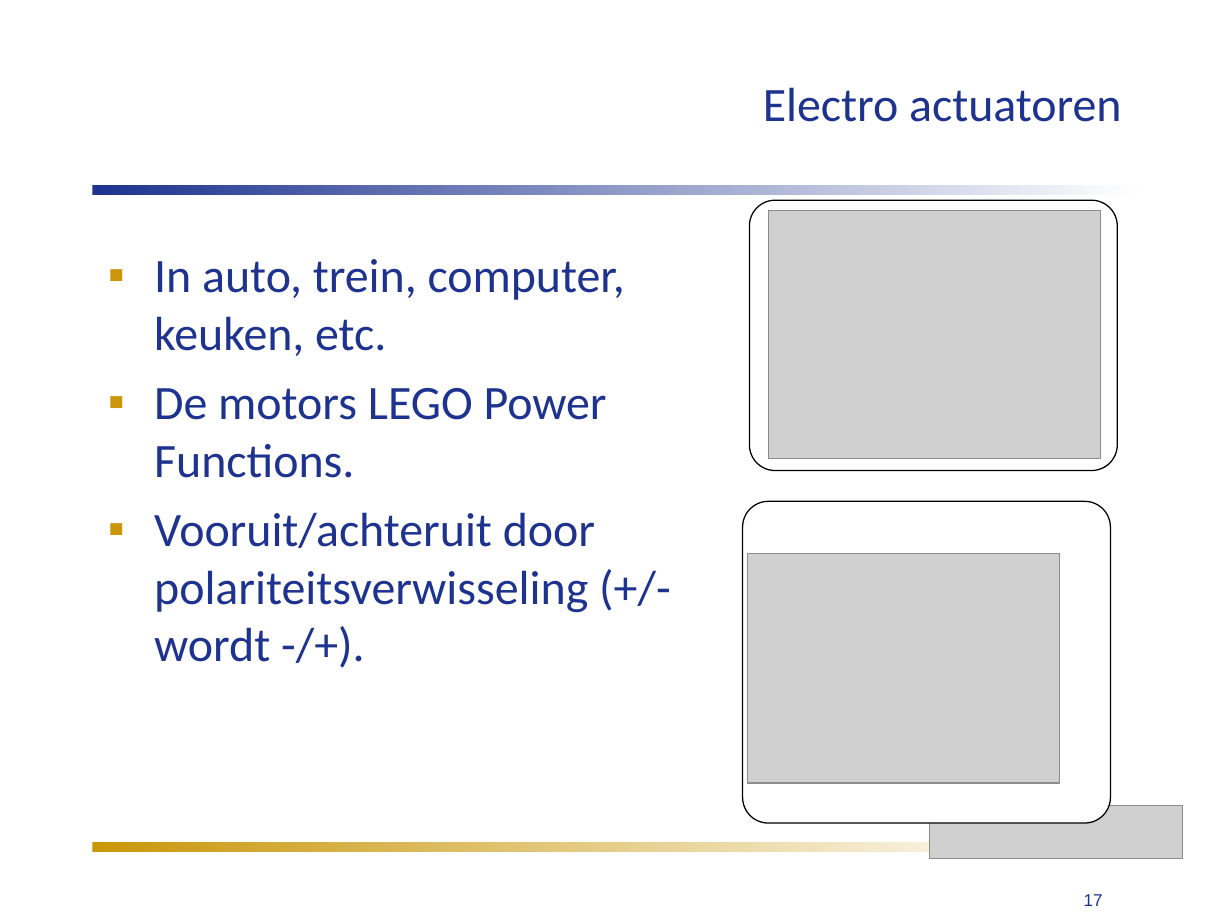
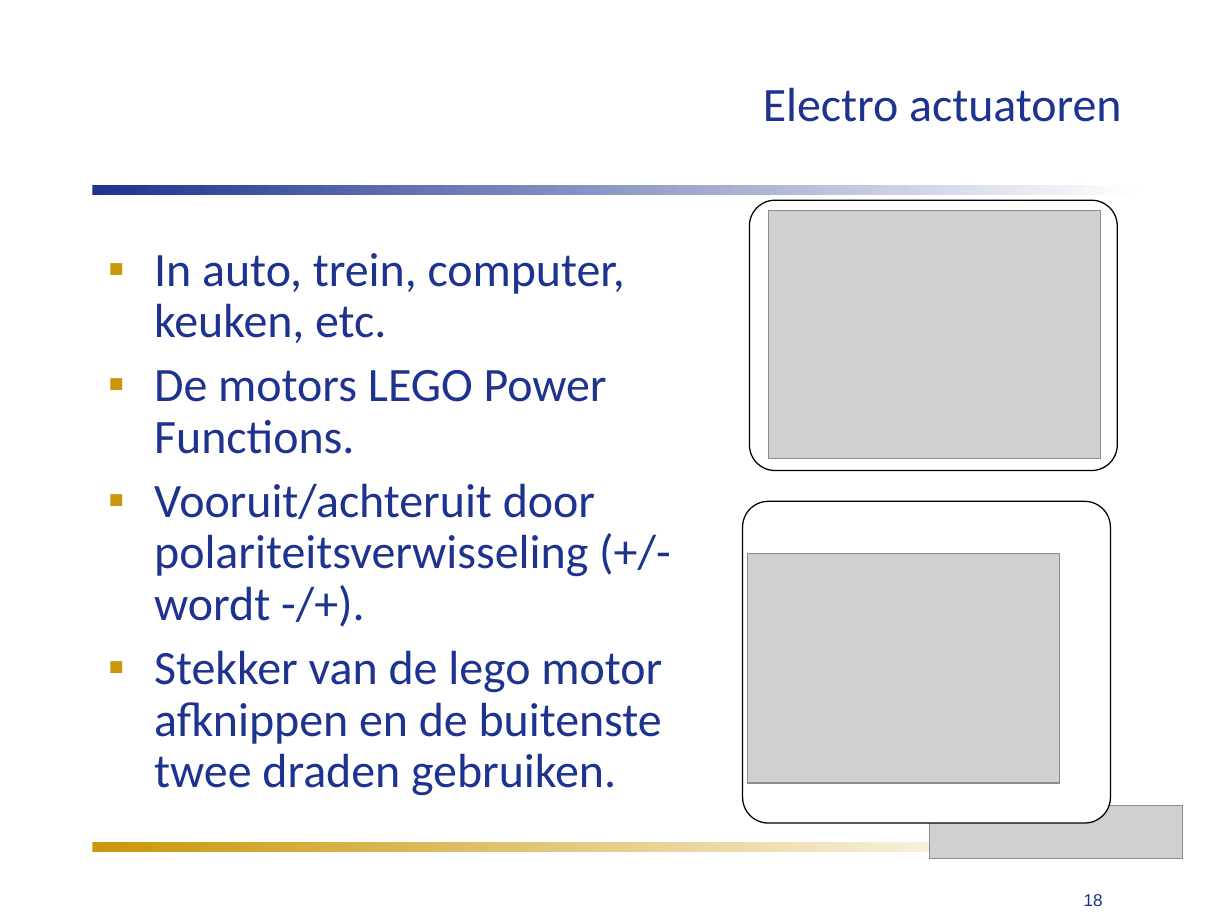
Before and after one commit to humiq/Greendevelopment, a slide deck: slide 18 of trunk/documents/Colleges/ISIROB College 3.ppt (slide 17 before the commit). Drawn at 1232x924 pixels with LibreOffice and Linux fonts; fonts in the diff are those of the drawing; grey boxes stand for pictures. Boxes give left, top, right and bottom in pixels: in the first picture for what was removed or moved away, otherwise in the second. Text is boxed around its words. In the diff, an @@ line names an element or a change of style, - is before the commit and + after.

```diff
--- a/trunk/documents/Colleges/ISIROB College 3.ppt
+++ b/trunk/documents/Colleges/ISIROB College 3.ppt
@@ text at [154,253,625,621]: line spacing 1 to 0.9 @@
@@ text at [154,650,662,796]: paragraph added @@
+▪ Stekker van de lego motor afknippen en de buitenste twee draden gebruiken.
@@ page number at [1084,894,1103,906]: text changed @@
-17
+18
```
Also in this commit, not shown: 3 other slides changed, 4 slides added, 5 other files.
